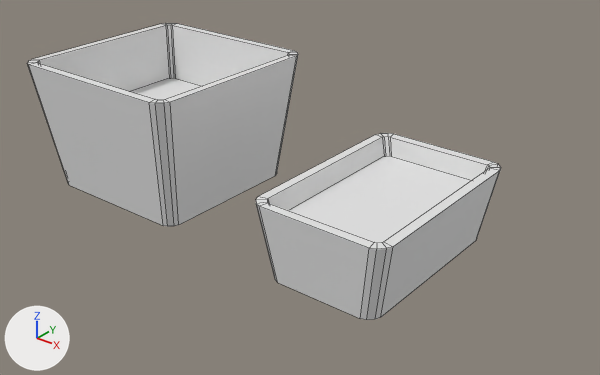
An edit to the Blender file Artwork/Models/Place2.blend, drawn before and after from the same camera.
Before and after are seen from a camera (50 mm lens) standing at (0.92, -0.824, 0.572) and looking at (0.259, 0.003, 0.059). The lights are fixed; the arrows at lower left show +X, +Y and +Z. Mesh edges are drawn as thin lines.

Names of what the first picture shows: 'Sauce', 'ToppingBowl'.
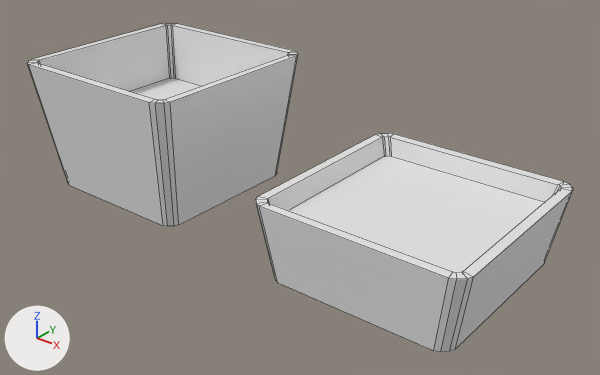
Commit message: added 2 more toppings

Pixel boxes [x1, y1, x2, y2] of what changed, in the pictures (600 x 375 px; the box of a moved part takes in the faces that stretch with it):
'ToppingBowl', reshaped (29% wider, 17% taller): before [256, 133, 501, 320]; after [256, 133, 573, 352]
part 1 of me_toppingbowl, moved or reshaped: before [357, 160, 501, 320]; after [357, 160, 573, 352]

What changed in the scene script:
```text
Change me_toppingbowl:
    where me_toppingbowl.from_pydata(...)  # 64 vertices, 50 faces; spans x -0.15..0.05, y -0.15..0.15, z 0.0..0.109
    used by ob_toppingbowl; location = (0.448, 0.0, 0.0)
    me_toppingbowl part 1: all 32 vertices in x 0.014..0.05, y -0.15..0.15, z 0.0..0.109 are moved by (0.1, 0.0, 0.0)
```
